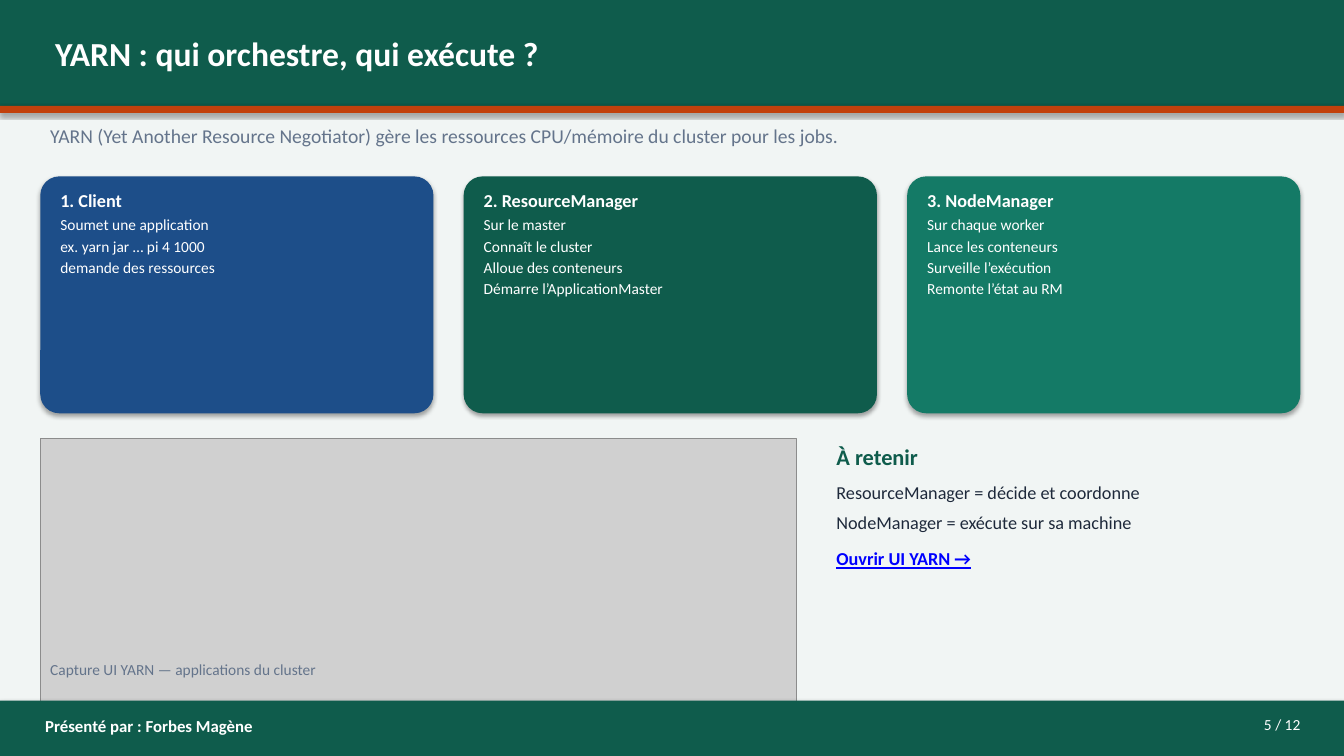
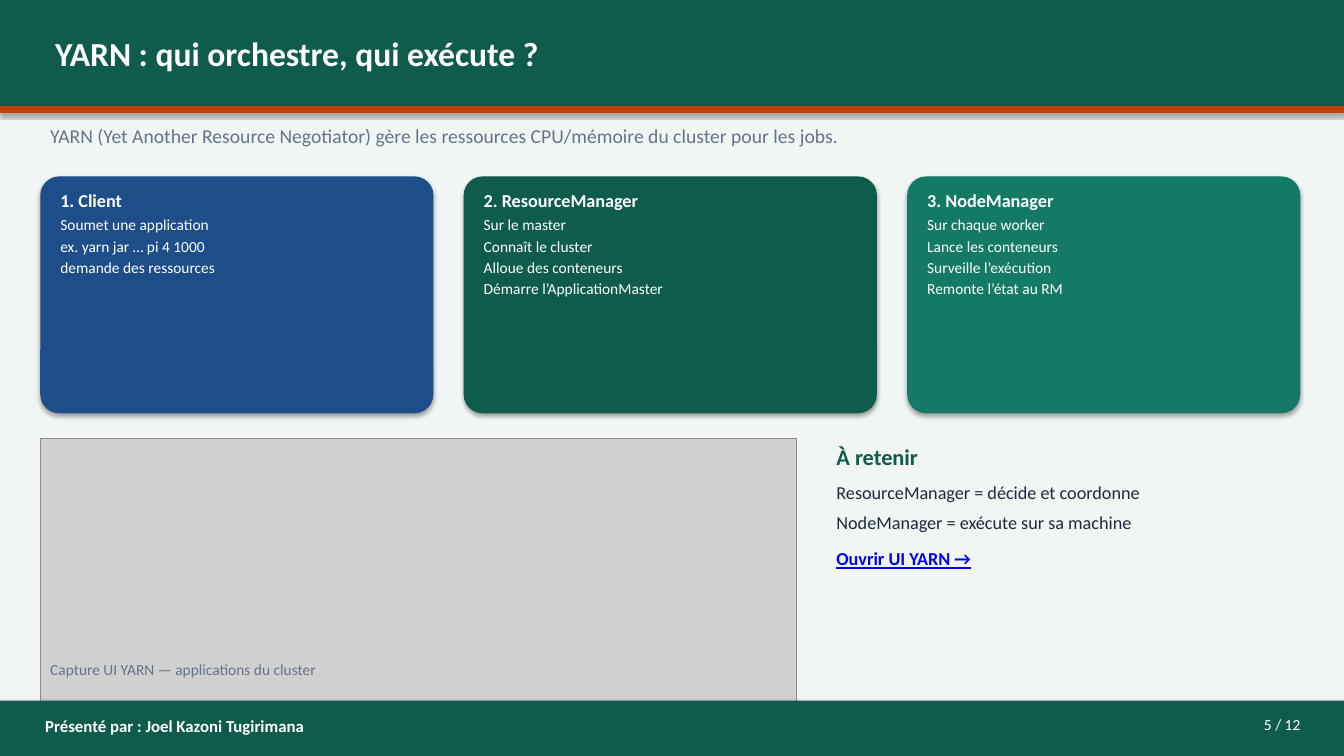
Before and after one commit to asinyopetro/Les_Hadoop_Riders_G4, a slide deck: slide 5 of presentation/PRESENTATION-G4-Les_Hadoop_Riders.pptx. Drawn at 1344x756 pixels with LibreOffice and Linux fonts; fonts in the diff are those of the drawing; grey boxes stand for pictures. Boxes give left, top, right and bottom in pixels: in the first picture for what was removed or moved away, otherwise in the second. Text is boxed around its words. In the diff, an @@ line names an element or a change of style, - is before the commit and + after.

```diff
--- a/presentation/PRESENTATION-G4-Les_Hadoop_Riders.pptx
+++ b/presentation/PRESENTATION-G4-Les_Hadoop_Riders.pptx
@@ text at [45, 720, 304, 735]: text changed @@
-Présenté par : Forbes Magène
+Présenté par : Joel Kazoni Tugirimana
```
Also in this commit, not shown: 8 other slides changed, 3 other files.
